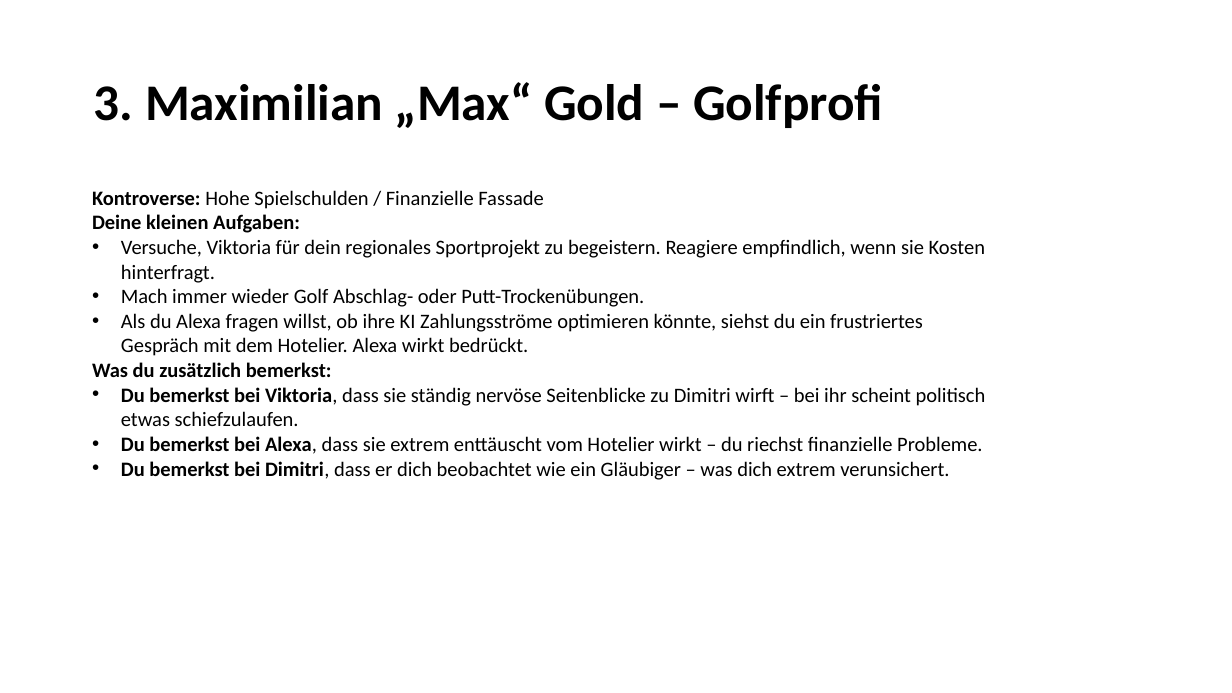
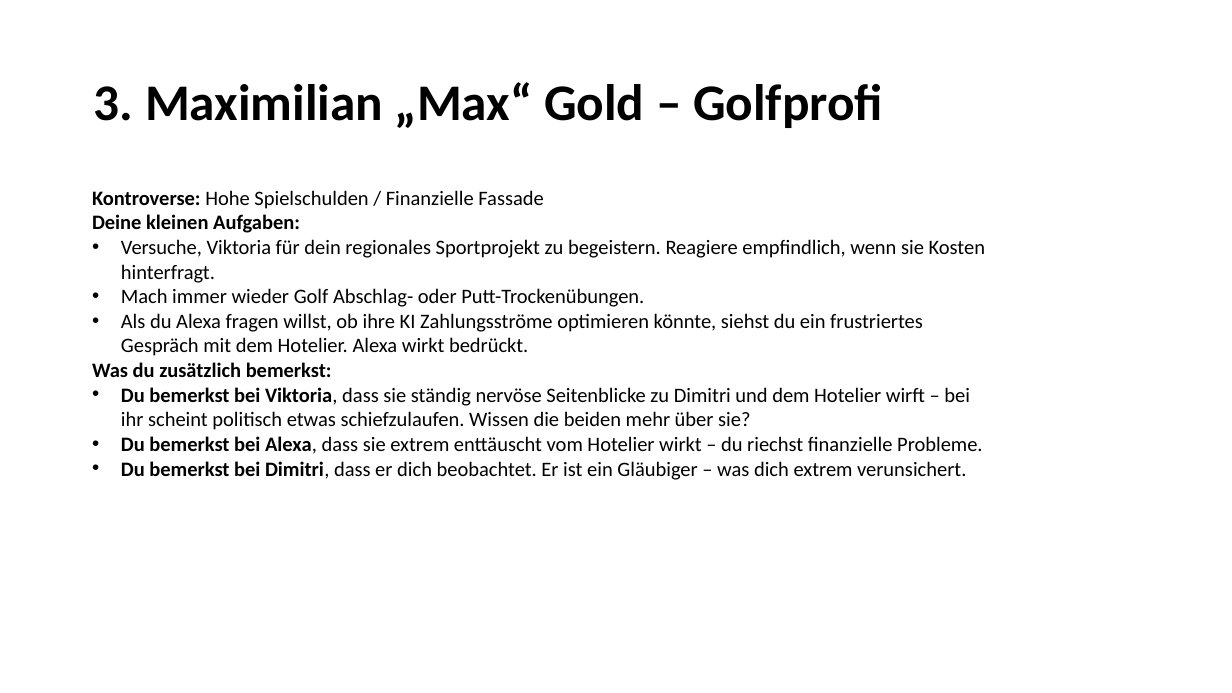
Before and after one commit to LkySlevin/krimidinner_app, a slide deck: slide 7 of Misc/Krimidinner.pptx (slide 8 before the commit). Drawn at 1232x693 pixels with LibreOffice and Linux fonts; fonts in the diff are those of the drawing. Boxes give left, top, right and bottom in pixels: in the first picture for what was removed or moved away, otherwise in the second. Text is boxed around its words. In the diff, an @@ line names an element or a change of style, - is before the commit and + after.

```diff
--- a/Misc/Krimidinner.pptx
+++ b/Misc/Krimidinner.pptx
@@ text at box(121, 387, 970, 430): text changed @@
-• Du bemerkst bei Viktoria, dass sie ständig nervöse Seitenblicke zu Dimitri wirft – bei ihr scheint politisch etwas schiefzulaufen.
+• Du bemerkst bei Viktoria, dass sie ständig nervöse Seitenblicke zu Dimitri und dem Hotelier wirft – bei ihr scheint politisch etwas schiefzulaufen. Wissen die beiden mehr über sie?
@@ text at box(121, 461, 966, 480): text changed @@
-• Du bemerkst bei Dimitri, dass er dich beobachtet wie ein Gläubiger – was dich extrem verunsichert.
+• Du bemerkst bei Dimitri, dass er dich beobachtet. Er ist ein Gläubiger – was dich extrem verunsichert.
```
Also in this commit, not shown: 8 other slides changed, 1 slide removed, 16 other files.
